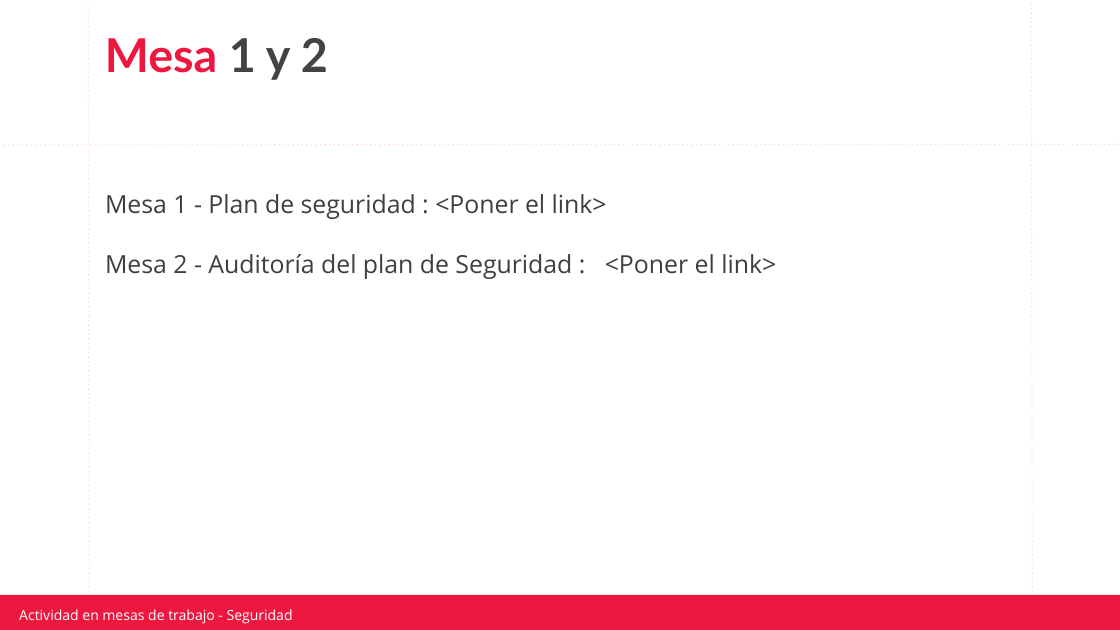
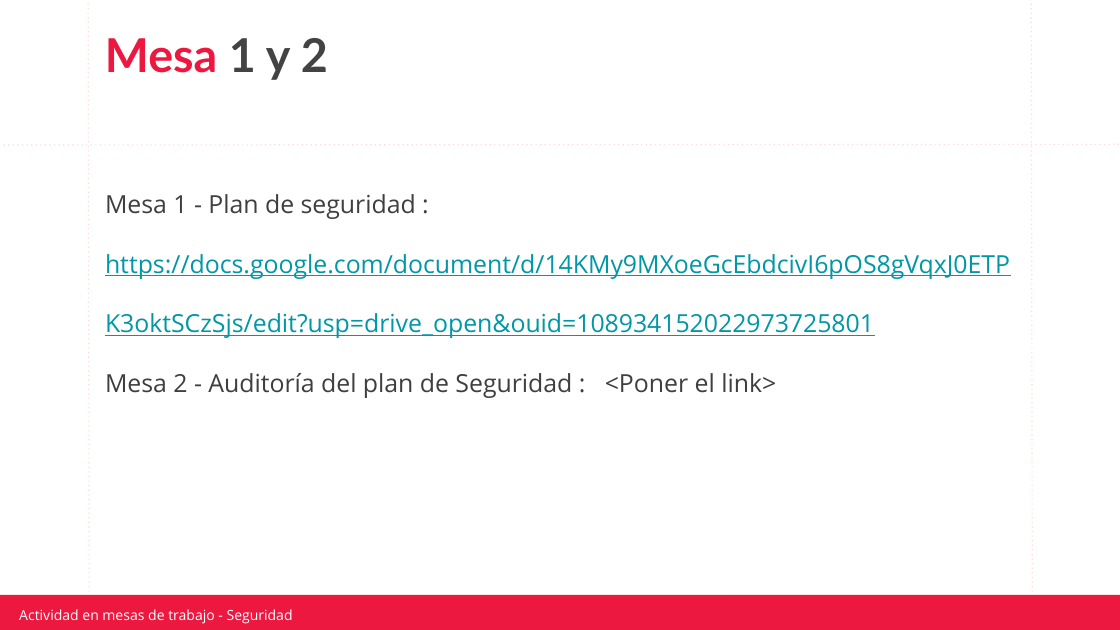
Before and after one commit to jpereyradh/Mochila_0921TDIIFN1C5LAED0921PT, a slide deck: slide 2 of Clase 25 - Seguriddad/Consignas/C25 - Actividad Seguridad y Auditoria ( Copiar 1 x camada - tiene 11 mesas).pptx. Drawn at 1120x630 pixels with LibreOffice and Linux fonts; fonts in the diff are those of the drawing; background and template pictures are left out. Boxes give left, top, right and bottom in pixels: in the first picture for what was removed or moved away, otherwise in the second. Text is boxed around its words. In the diff, an @@ line names an element or a change of style, - is before the commit and + after.

```diff
--- a/Clase 25 - Seguriddad/Consignas/C25 - Actividad Seguridad y Auditoria ( Copiar 1 x camada - tiene 11 mesas).pptx
+++ b/Clase 25 - Seguriddad/Consignas/C25 - Actividad Seguridad y Auditoria ( Copiar 1 x camada - tiene 11 mesas).pptx
@@ text at (105,194,1010,398): text changed; text colour #3F3F3F to #0097A7 @@
-Mesa 1 - Plan de seguridad : <Poner el link>
-Mesa 2 - Auditoría del plan de Seguridad : <Poner el link>
+Mesa 1 - Plan de seguridad : https://docs.google.com/document/d/14KMy9MXoeGcEbdcivI6pOS8gVqxJ0ETPK3oktSCzSjs/edit?usp=drive_open&ouid=108934152022973725801
+Mesa 2 - Auditoría del plan de Seguridad : <Poner el link>
```
Also in this commit, not shown: 1 other file.
